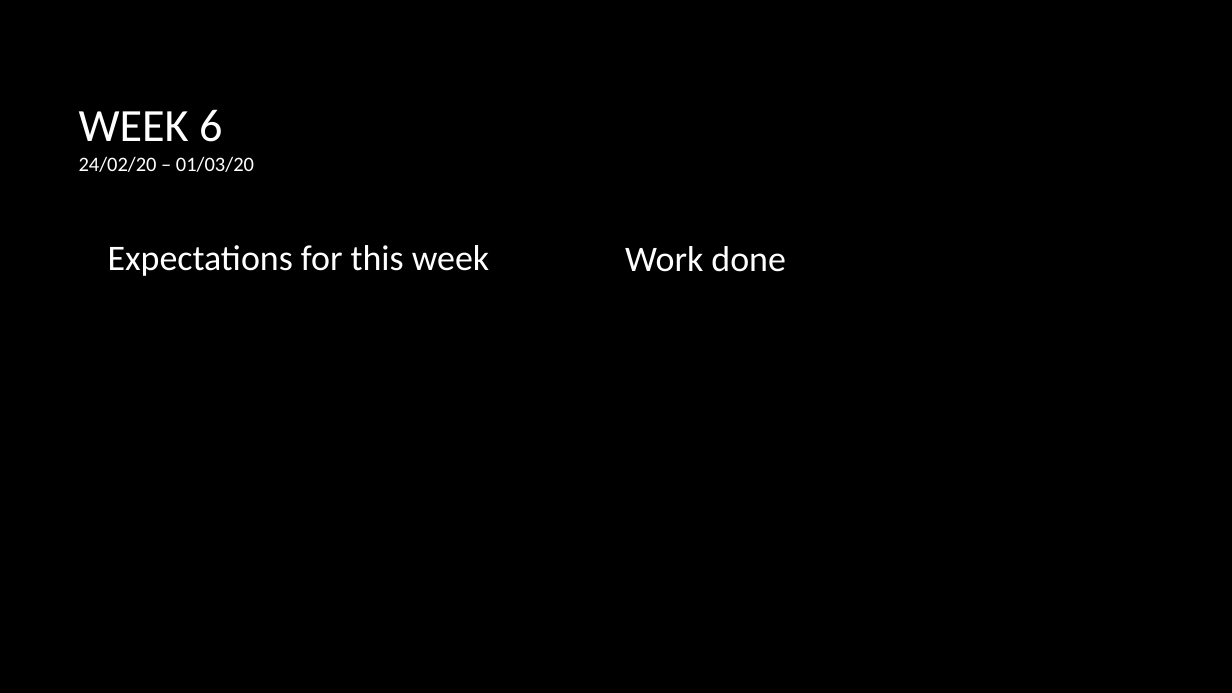
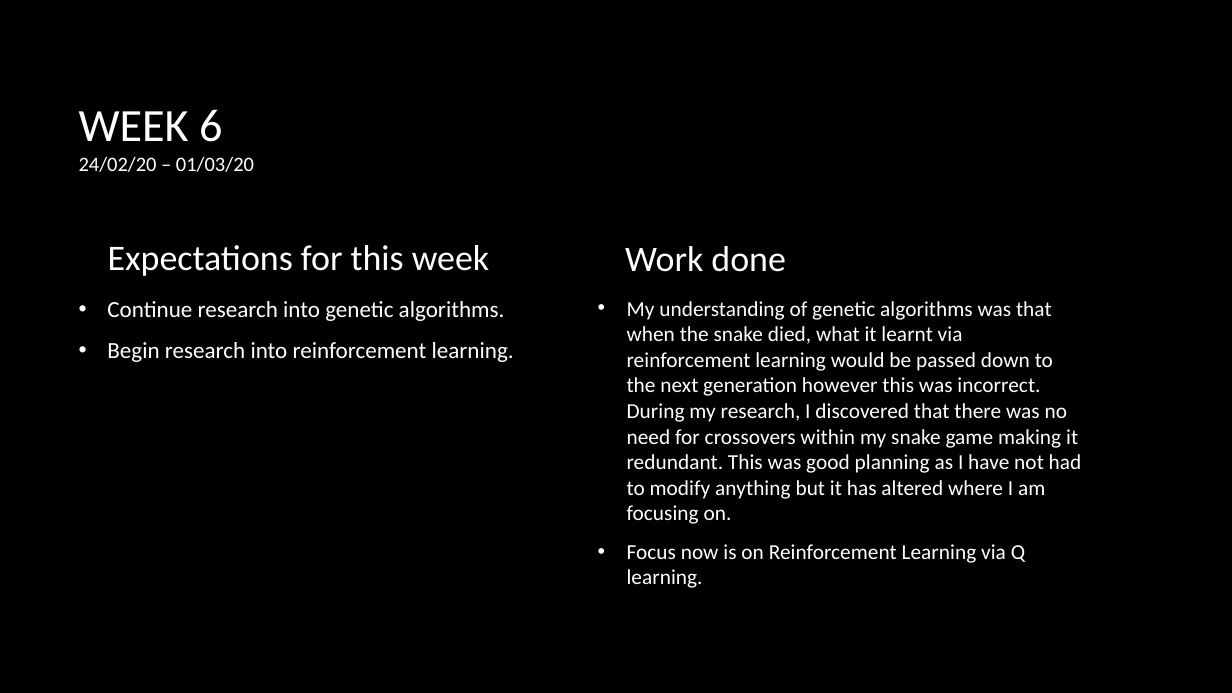
Before and after one commit to LewisGraydon/FinalYearProject2020, a slide deck: slide 6 of DevelopmentDiaryGPP.pptx. Drawn at 1232x693 pixels with LibreOffice and Linux fonts; fonts in the diff are those of the drawing; background and template pictures are left out. Boxes give left, top, right and bottom in pixels: in the first picture for what was removed or moved away, otherwise in the second. Text is boxed around its words. In the diff, an @@ line names an element or a change of style, - is before the commit and + after.

Commit message:
Upon research, the use of a genetic algorithm within the snake game was not appropriate therefore I have decided to instead focus my efforts on Q-Learning instead.

```diff
--- a/DevelopmentDiaryGPP.pptx
+++ b/DevelopmentDiaryGPP.pptx
@@ text added at [107, 301, 514, 362], 18 pt, text #FFFFFF @@
+• Continue research into genetic algorithms.
+• Begin research into reinforcement learning.
@@ text added at [627, 301, 1082, 588], 16.6 pt, text #FFFFFF @@
+• My understanding of genetic algorithms was that when the snake died, what it learnt via reinforcement learning would be passed down to the next generation however this was incorrect. During my research, I discovered that there was no need for crossovers within my snake game making it redundant. This was good planning as I have not had to modify anything but it has altered where I am focusing on.
+• Focus now is on Reinforcement Learning via Q learning.
```
Also in this commit, not shown: 42 other files.
